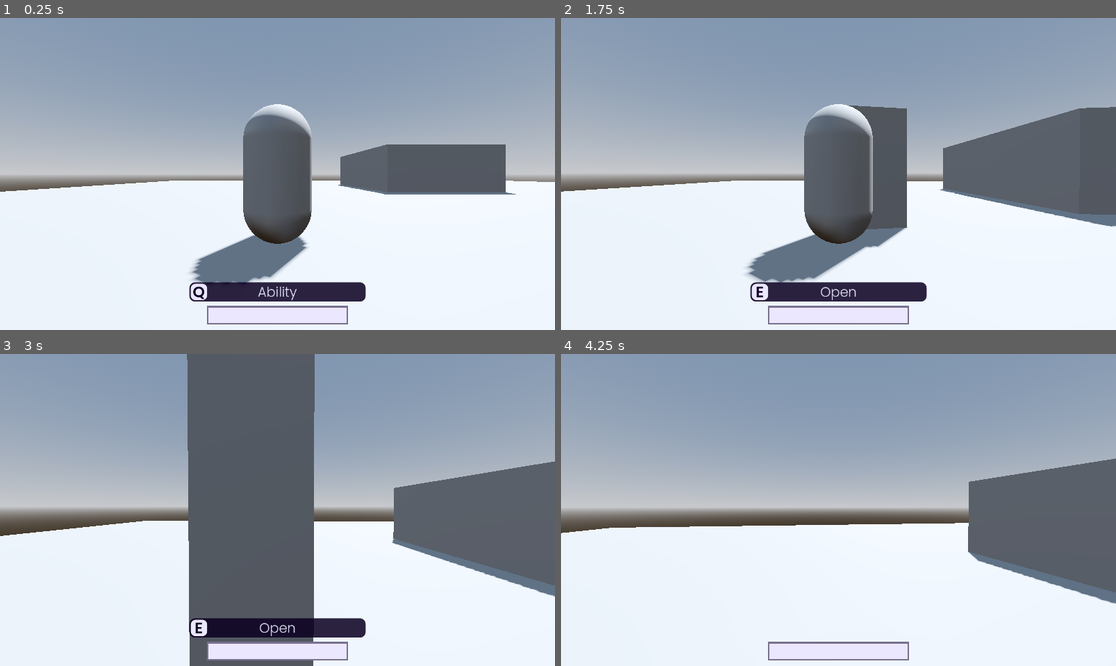
Above: before the commit, frames 1-4 (two rows, left to right).
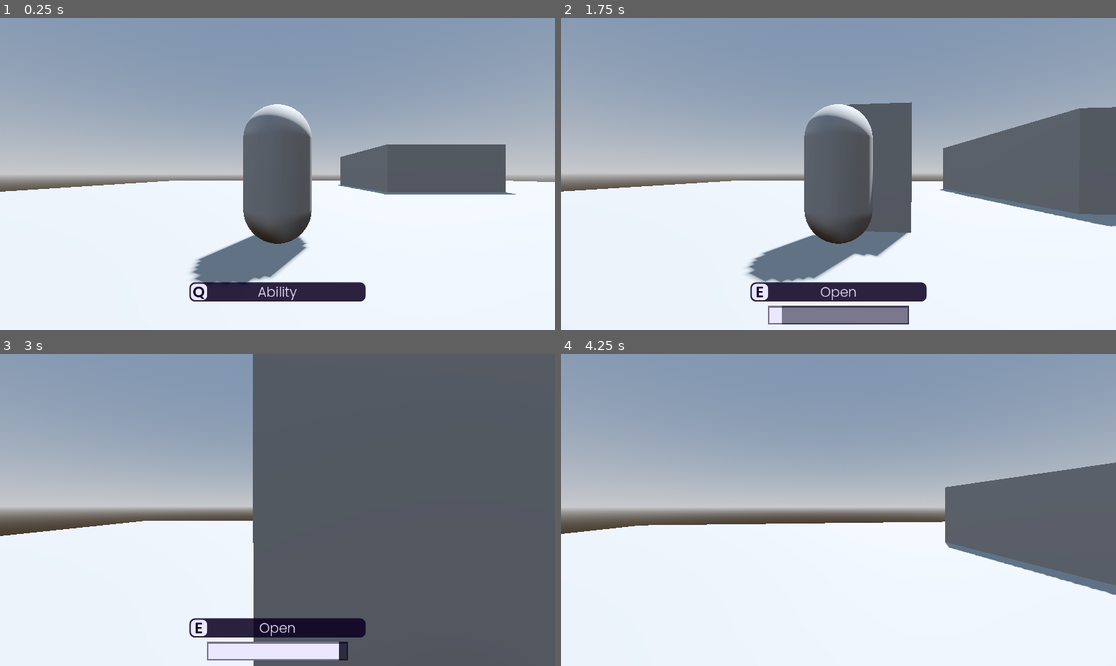
Above: after the commit, the same moments.

Repository: CrispyMD/Escape-The-Establishment
Game: Godot game, scene res://scenes/main_level.tscn
Same seed, same stepped clock (60 frames per second), same inputs: the game is played once before the commit and once after it.
Inputs (mouse positions are in pixels of both pictures, inside the frame that each line leads up to):
- Up to frame 1 (0.25 s): no input
- Up to frame 2 (1.75 s): tap Enter at 0.5 s; move the mouse to (866, 174) at 0.52 s; hold W (forward) from 0.53 s (still down); tap E (interact) at 0.6, 1.55 s; tap Space (jump) at 0.77, 1.52 s; move the mouse to (810, 174) at 1.27 s; tap Q (ability) at 1.35 s
- Up to frame 3 (3 s): keep holding W (forward); move the mouse to (288, 503) at 2.02 s; tap E (interact) at 2.1 s; move the mouse to (271, 516) at 2.77 s; tap F (switch_pov) at 2.85 s
- Up to frame 4 (4.25 s): keep holding W (forward); tap Space (jump) at 3.02, 3.77 s; tap E (interact) at 3.05, 3.6 s; move the mouse to (877, 513) at 3.52 s

The runs differ from the first frame. In frame 1, 0.3% of the frame differs, in the area x 37-63%, y 92-99%; in frame 2, 2.2%; in frame 3, 45%, in the area x 1-100%, y 0-100%; in frame 4, 2.8%.

Commit message:
Added beast interaction and closing for door

Diff:
--- a/Escape The Establishment/scenes/character.tscn
+++ b/Escape The Establishment/scenes/character.tscn
@@ -178,6 +178,7 @@
 scroll_active = false
 
 [node name="ProgressBar" type="Panel" parent="CharacterUI"]
+visible = false
 layout_mode = 1
 anchors_preset = -1
 anchor_left = 0.5
--- a/Escape The Establishment/scenes/door.tscn
+++ b/Escape The Establishment/scenes/door.tscn
@@ -11,16 +11,6 @@
 [sub_resource type="BoxShape3D" id="BoxShape3D_iyvvo"]
 size = Vector3(2.617, 2.252, 1.238)
 
-[sub_resource type="Animation" id="Animation_l6dhf"]
-resource_name = "rotate_door"
-tracks/0/type = "rotation_3d"
-tracks/0/imported = false
-tracks/0/enabled = true
-tracks/0/path = NodePath("RotatePoint")
-tracks/0/interp = 1
-tracks/0/loop_wrap = true
-tracks/0/keys = PackedFloat32Array(0, 1, 0, 0, 0, 1, 1, 1, 0, 0.707, 0, 0.707)
-
 [sub_resource type="Animation" id="Animation_wvk6w"]
 length = 0.001
 tracks/0/type = "rotation_3d"
@@ -31,10 +21,107 @@
 tracks/0/loop_wrap = true
 tracks/0/keys = PackedFloat32Array(0, 1, 0, 0, 0, 1)
 
+[sub_resource type="Animation" id="Animation_700u6"]
+resource_name = "close_door"
+length = 0.5
+tracks/0/type = "rotation_3d"
+tracks/0/imported = false
+tracks/0/enabled = true
+tracks/0/path = NodePath("RotatePoint")
+tracks/0/interp = 1
+tracks/0/loop_wrap = true
+tracks/0/keys = PackedFloat32Array(0, 1, 0, 0.707, 0, 0.707, 0.5, 1, 0, 0, 0, 1)
+tracks/1/type = "method"
+tracks/1/imported = false
+tracks/1/enabled = true
+tracks/1/path = NodePath(".")
+tracks/1/interp = 1
+tracks/1/loop_wrap = true
+tracks/1/keys = {
+"times": PackedFloat32Array(0.5),
+"transitions": PackedFloat32Array(1),
+"values": [{
+"args": [false],
+"method": &"set_door_is_opened"
+}]
+}
+tracks/2/type = "method"
+tracks/2/imported = false
+tracks/2/enabled = true
+tracks/2/path = NodePath(".")
+tracks/2/interp = 1
+tracks/2/loop_wrap = true
+tracks/2/keys = {
+"times": PackedFloat32Array(0.5),
+"transitions": PackedFloat32Array(1),
+"values": [{
+"args": [],
+"method": &"reset_player_using_door"
+}]
+}
+
+[sub_resource type="Animation" id="Animation_l6dhf"]
+resource_name = "survivor_open_door"
+length = 2.0
+tracks/0/type = "rotation_3d"
+tracks/0/imported = false
+tracks/0/enabled = true
+tracks/0/path = NodePath("RotatePoint")
+tracks/0/interp = 1
+tracks/0/loop_wrap = true
+tracks/0/keys = PackedFloat32Array(0, 1, 0, 0, 0, 1, 1.5, 1, 0, 0, 0, 1, 2, 1, 0, 0.707, 0, 0.707)
+tracks/1/type = "method"
+tracks/1/imported = false
+tracks/1/enabled = true
+tracks/1/path = NodePath(".")
+tracks/1/interp = 1
+tracks/1/loop_wrap = true
+tracks/1/keys = {
+"times": PackedFloat32Array(1.5, 2),
+"transitions": PackedFloat32Array(1, 1),
+"values": [{
+"args": [],
+"method": &"stop_handling_progress_bar"
+}, {
+"args": [true],
+"method": &"set_door_is_opened"
+}]
+}
+
+[sub_resource type="Animation" id="Animation_6cuxc"]
+resource_name = "beast_open_door"
+length = 1.5
+tracks/0/type = "rotation_3d"
+tracks/0/imported = false
+tracks/0/enabled = true
+tracks/0/path = NodePath("RotatePoint")
+tracks/0/interp = 1
+tracks/0/loop_wrap = true
+tracks/0/keys = PackedFloat32Array(0, 1, 0, 0, 0, 1, 1, 1, 0, 0, 0, 1, 1.5, 1, 0, 0.707, 0, 0.707)
+tracks/1/type = "method"
+tracks/1/imported = false
+tracks/1/enabled = true
+tracks/1/path = NodePath(".")
+tracks/1/interp = 1
+tracks/1/loop_wrap = true
+tracks/1/keys = {
+"times": PackedFloat32Array(1, 1.5),
+"transitions": PackedFloat32Array(1, 1),
+"values": [{
+"args": [],
+"method": &"stop_handling_progress_bar"
+}, {
+"args": [true],
+"method": &"set_door_is_opened"
+}]
+}
+
 [sub_resource type="AnimationLibrary" id="AnimationLibrary_jaeho"]
 _data = {
 "RESET": SubResource("Animation_wvk6w"),
-"rotate_door": SubResource("Animation_l6dhf")
+"beast_open_door": SubResource("Animation_6cuxc"),
+"close_door": SubResource("Animation_700u6"),
+"survivor_open_door": SubResource("Animation_l6dhf")
 }
 
 [node name="Door" type="Node3D"]
--- a/Escape The Establishment/scripts/ability_ui.gd
+++ b/Escape The Establishment/scripts/ability_ui.gd
@@ -40,14 +40,14 @@
 			text.text = "oOOOPS!!"
 	fix_text_size()
 
+func undisplay_interact():
+	$AbilityPanel.visible = false
+
 func display_open_door():
 	$AbilityPanel.visible = true
 	text.get_label_settings().font_size = basefontsize
 	letter.text = "E"
 	text.text = "Open"
-
-func undisplay_open_door():
-	$AbilityPanel.visible = false
 
 func fix_text_size():
 	while text.get_line_count() > 1:
--- a/Escape The Establishment/scripts/door_rotating.gd
+++ b/Escape The Establishment/scripts/door_rotating.gd
@@ -1,11 +1,12 @@
 extends Node3D
 
-var nodes_in_area = []
-var moving_door = false
-const DESIRED_DEGREE = 90
-const TIME_TO_OPEN_DOOR = 1 #seconds
 @onready var animation_player = $OpenDoorAnimationPlayer
 @onready var rotate_point = $RotatePoint
+
+var nodes_in_area = []
+var player_using_door = null #keeps a player
+var should_handle_progress_bar = false
+var door_is_opened = false
 
 func _on_opening_door_area_body_entered(body):
 	if not body is player: return
@@ -15,12 +16,50 @@
 
 func _on_opening_door_area_body_exited(body):
 	if not body is player: return
+	if body == player_using_door:
+		player_using_door = null
+		if should_handle_progress_bar: animation_player.stop()
+		should_handle_progress_bar = false
 	if body.interact_pressed.is_connected(open_door):
 		body.interact_pressed.disconnect(open_door)
-	body.get_node("CharacterUI").undisplay_open_door()
+
+	body.get_node("CharacterUI").undisplay_progress_bar()
+	body.get_node("CharacterUI").undisplay_interact()
 
 func open_door(character):
 	if animation_player.is_playing(): return
+	player_using_door = character
+	should_handle_progress_bar = true
 
-	if rotate_point.rotation.y == 0: animation_player.play("rotate_door")
-	else: animation_player.play_backwards("rotate_door")
+	if door_is_opened:
+		animation_player.play("close_door")
+		return
+	elif character.is_beast:
+		animation_player.play("beast_open_door")
+	else:
+		animation_player.play("survivor_open_door")
+	character.get_node("CharacterUI").display_progress_bar()
+	character.get_node("CharacterUI").set_progress_percent(0)
+
+func stop_handling_progress_bar():
+	player_using_door.get_node("CharacterUI").undisplay_progress_bar()
+	player_using_door = null
+	should_handle_progress_bar = false
+
+func handle_progress_bar():
+	if player_using_door == null: return
+
+	var percent = animation_player.current_animation_position / 1.5
+	if player_using_door.is_beast:
+		percent *= 1.5
+	player_using_door.get_node("CharacterUI").set_progress_percent(percent)
+
+func _process(delta):
+	if should_handle_progress_bar:
+		handle_progress_bar()
+
+func set_door_is_opened(state: bool):
+	door_is_opened = state
+
+func reset_player_using_door():
+	player_using_door = null
Not shown: 1 places in Escape The Establishment/scenes/door.tscn that only renumber resources
